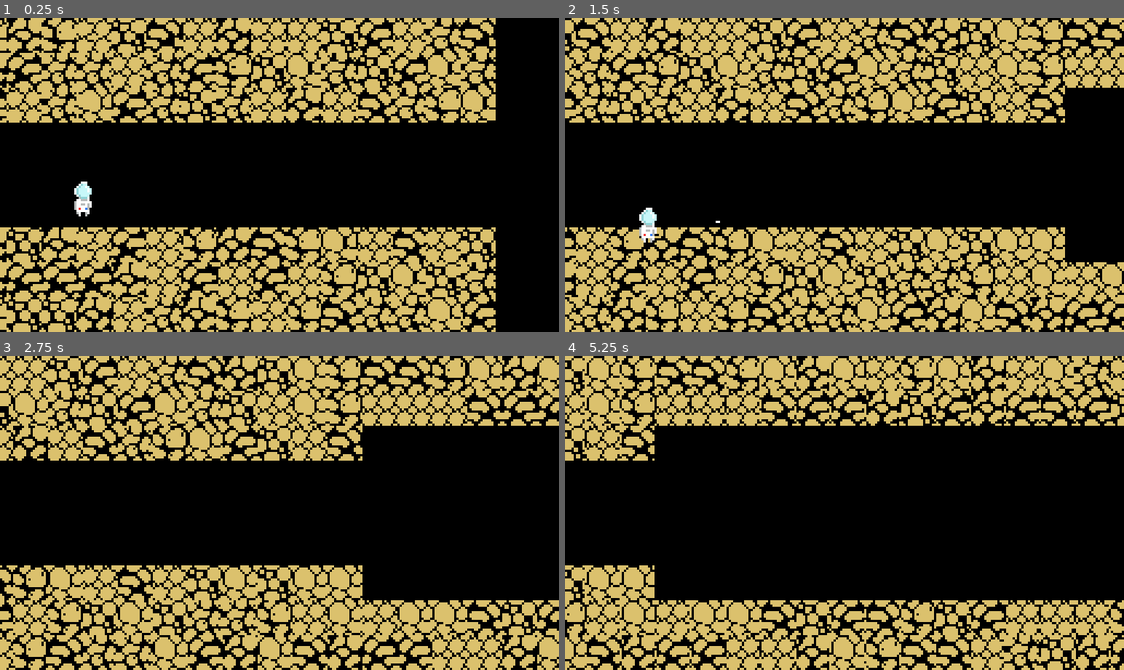
Above: before the commit, frames 1-4 (two rows, left to right).
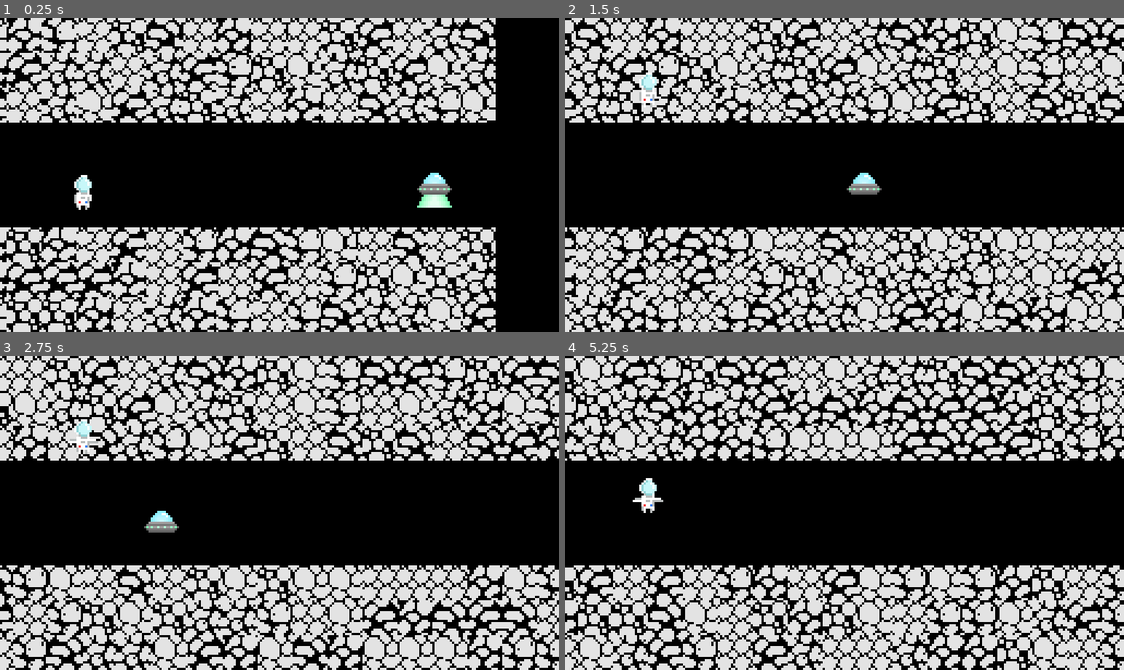
Above: after the commit, the same moments.

Repository: LucasAnacleto/space-conquer
Game: Godot game, scene res://scenes/space/Space.tscn
Two runs of this game, one before a commit and one after it. Both use one fixed random seed, a clock stepped at 60 frames per second and the inputs below.
Inputs (mouse positions are in pixels of both pictures, inside the frame that each line leads up to):
- Up to frame 1 (0.25 s): no input
- Up to frame 2 (1.5 s): move the mouse to (967, 159) at 0.52 s; press the mouse at (967, 159) at 0.53 s; move the mouse to (732, 190) at 1.27 s; release the mouse at (732, 190) at 1.28 s; tap Space (shot) at 1.35 s
- Up to frame 3 (2.75 s): move the mouse to (335, 443) at 2.02 s; press the mouse at (335, 443) at 2.03 s
- Up to frame 4 (5.25 s): move the mouse to (816, 575) at 2.77 s; release the mouse at (816, 575) at 2.78 s; tap Space (shot) at 2.85, 4.35 s; move the mouse to (1012, 560) at 3.52 s; press the mouse at (1012, 560) at 3.53 s; move the mouse to (676, 465) at 4.27 s; release the mouse at (676, 465) at 4.28 s; move the mouse to (872, 513) at 5.02 s; press the mouse at (872, 513) at 5.03 s

The runs differ from the first frame. In frame 1, 39% of the frame differs, in the area x 0-89%, y 0-100%; in frame 2, 45%; in frame 3, 47%; in frame 4, 55%, in the area x 0-100%, y 0-100%.

Commit message:
generation boss ovni

Diff:
--- a/project.godot
+++ b/project.godot
@@ -19,10 +19,6 @@
 run/main_scene="res://scenes/space/Space.tscn"
 boot_splash/use_filter=false
 config/icon="res://icon.png"
-
-[autoload]
-
-NewScript="*res://new_script.gd"
 
 [display]
 
--- a/scenes/player/Player.tscn
+++ b/scenes/player/Player.tscn
@@ -24,13 +24,14 @@
 "name": "jump",
 "speed": 5.0
 }, {
-"frames": [ SubResource( 4 ) ],
+"frames": [ SubResource( 2 ) ],
 "loop": true,
 "name": "dead",
 "speed": 5.0
 } ]
 
 [node name="Player" type="RigidBody2D"]
+mode = 1
 script = ExtResource( 17 )
 
 [node name="CollisionShape2D" type="CollisionShape2D" parent="."]
--- a/scenes/space/Space.tscn
+++ b/scenes/space/Space.tscn
@@ -11,32 +11,32 @@
 [node name="Space" type="Node2D"]
 script = ExtResource( 4 )
 
-[node name="map" type="Area2D" parent="."]
+[node name="Node" type="Node" parent="."]
+script = ExtResource( 3 )
 
-[node name="CollisionShape2D" type="CollisionShape2D" parent="map"]
-shape = SubResource( 1 )
+[node name="map" type="Area2D" parent="Node"]
 
-[node name="TileMap" type="TileMap" parent="map"]
-modulate = Color( 0.960784, 0.85098, 0.482353, 1 )
+[node name="TileMap" type="TileMap" parent="Node/map"]
 tile_set = ExtResource( 2 )
 cell_size = Vector2( 16, 16 )
 collision_use_parent = true
 format = 1
-tile_data = PoolIntArray( 131072, 1, 0, 393216, 1, 0 )
 script = ExtResource( 5 )
 
-[node name="Timer" type="Timer" parent="map"]
-wait_time = 0.325
-autostart = true
+[node name="CollisionShape2D" type="CollisionShape2D" parent="Node/map"]
+z_index = 4
+shape = SubResource( 1 )
+one_way_collision = true
 
-[node name="Node" type="Node" parent="."]
-script = ExtResource( 3 )
+[node name="Timer" type="Timer" parent="Node/map"]
+wait_time = 0.218
 
 [node name="Player" parent="." instance=ExtResource( 1 )]
 position = Vector2( 37.9052, 79.876 )
 
 [node name="TimeReplay" type="Timer" parent="."]
 wait_time = 0.447
-[connection signal="body_entered" from="map" to="map/TileMap" method="_on_Area2D_body_entered"]
-[connection signal="timeout" from="map/Timer" to="map/TileMap" method="_on_Timer_timeout"]
+[connection signal="body_entered" from="Node/map" to="Node/map/TileMap" method="_on_Area2D_body_entered"]
+[connection signal="platform_generated" from="Node/map/TileMap" to="Node" method="_on_TileMap_platform_generated"]
+[connection signal="timeout" from="Node/map/Timer" to="Node/map/TileMap" method="_on_Timer_timeout"]
 [connection signal="timeout" from="TimeReplay" to="." method="_on_TimeReplay_timeout"]
--- a/script/GenerationBoss/GenerationBoss.gd
+++ b/script/GenerationBoss/GenerationBoss.gd
@@ -3,9 +3,14 @@
 var enemyscene = load('res://scenes/NaveBoss/Ovni.tscn')
 var rand = RandomNumberGenerator.new()
 var screen_size
+onready var test = $map/TileMap
+var enemy
 
-func _ready():
+func _process(delta):
 	screen_size = get_viewport().get_visible_rect().size
+
+#	if enemy != null:
+#		enemy.position = enemy.position * delta
 
 
 
@@ -13,13 +18,22 @@
 
 
 
-func spawn():
-	for i in range(0,3):
-		var enemy = enemyscene.instance()
+
+func spawn(last_cell_position: Vector2):
+	for i in range(0,1):
+		enemy = enemyscene.instance()
 		rand.randomize()
 		var x = rand.randf_range(0, screen_size.x)
 		rand.randomize()
 		var y = rand.randf_range(0, screen_size.y)
-		enemy.position.y = y
-		enemy.position.x = x
-		add_child(enemy)
+
+		if test.get_cell(last_cell_position.x, last_cell_position.y) == test.INVALID_CELL:
+			enemy.position.y = last_cell_position.y + y
+			enemy.position.x = last_cell_position.x + x
+			test.add_child(enemy)
+
+
+
+
+func _on_TileMap_platform_generated(last_cell_position: Vector2):
+	spawn(last_cell_position)
--- a/script/Player/players.gd
+++ b/script/Player/players.gd
@@ -8,7 +8,6 @@
 
 func _process(_delta):
 	set_process_input(true)
-
 
 
 func _input(event):
--- a/script/Trail.gd
+++ b/script/Trail.gd
@@ -1,4 +1,6 @@
 extends TileMap
+
+signal platform_generated
 
 export var vel = 50
 
@@ -8,10 +10,7 @@
 var xDown = 0
 var yDown = 6
 
-
 var cena
-
-
 
 func _ready():
 	randomize()
@@ -22,7 +21,17 @@
 
 
 	set_cellv(Vector2(xUp, yUp), tile_set.get_tiles_ids()[rand_range(1, 9)])
+
+
+#
+	if xUp == 10:
+		emit_signal("platform_generated", map_to_world(Vector2(xUp, yUp)))
+
+
 	set_cellv(Vector2(xDown, yDown), tile_set.get_tiles_ids()[rand_range(1, 9)])
+
+
+
 
 	if get_cell(xUp, yUp) != INVALID_CELL:
 		var count = 0
@@ -47,6 +56,17 @@
 	xDown = xDown + 1
 
 
+#
+#	if position.x  < -100:
+#		get_cell_autotile_coord()
+
+func calculate_bounds():
+	var cell_bounds = get_used_rect()
+	# create transform
+	var cell_to_pixel = Transform2D(Vector2(cell_size.x * scale.x, 0), Vector2(0, cell_size.y * scale.y), Vector2())
+	# apply transform
+	return Rect2(cell_to_pixel * cell_bounds.position, cell_to_pixel * cell_bounds.size)
+
 func _on_Timer_timeout():
 	yUp = rand_range(0, 3)
 	yDown = rand_range(6, 8)
@@ -55,7 +75,3 @@
 func _on_Area2D_body_entered(body):
 	if body.name == "Player":
 		cena.kill()
-
-
-func _on_TimerReload_timeout():
-	get_tree().reload_current_scene()
Not shown: 1 places in scenes/player/Player.tscn that only renumber resources
